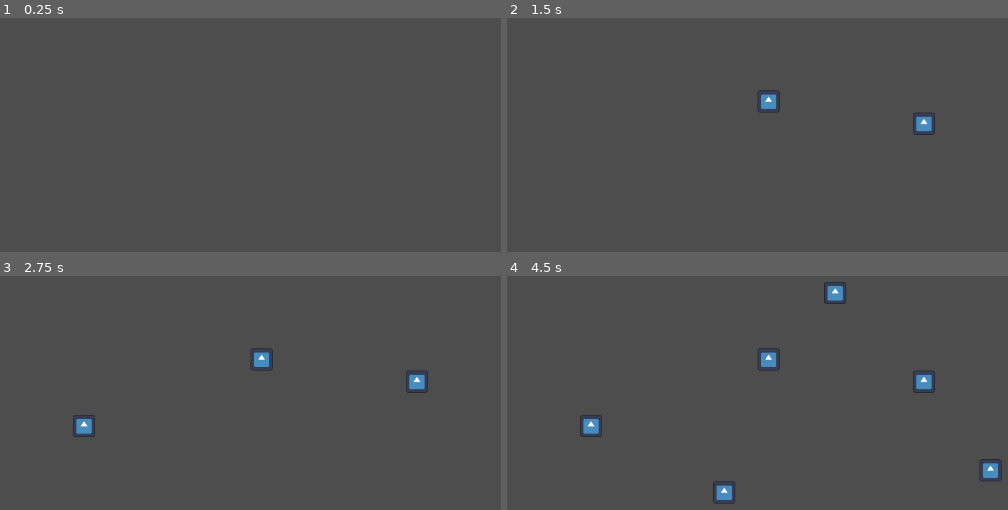
Above: before the commit, frames 1-4 (two rows, left to right).
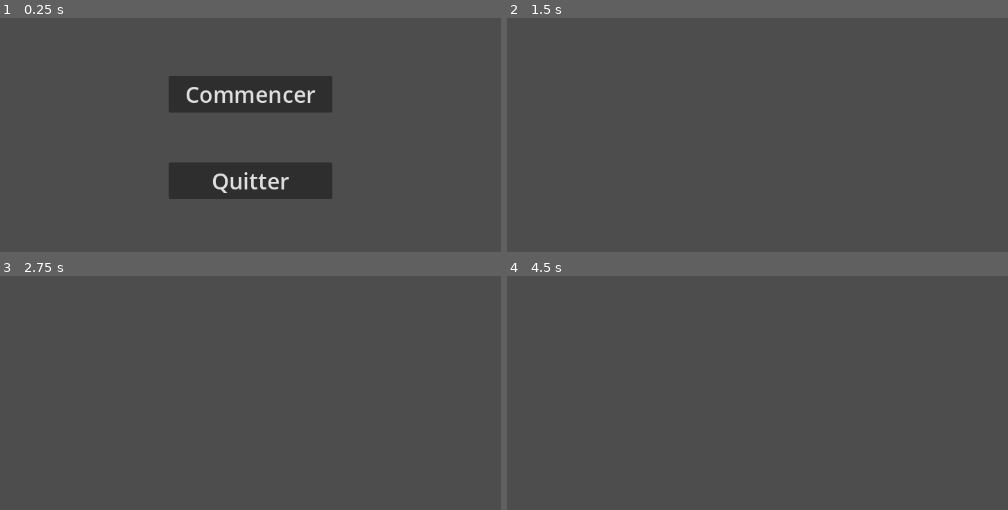
Above: after the commit, the same moments.

Repository: Cax36940/WonderJamDogot
Game: Godot game, scene res://main.tscn
The game is run twice, just before and just after one commit, with the same random seed, the same clock (stepped at 60 frames per second) and the same inputs. The engine's default icon, where the game draws it, is replaced by a stand-in: a white triangle on a blue panel in a dark square.
Inputs (mouse positions are in pixels of both pictures, inside the frame that each line leads up to):
- Up to frame 1 (0.25 s): no input
- Up to frame 2 (1.5 s): click (757, 95) at 0.5 s, where only the run after the commit has a clickable "Commencer"; tap Enter at 1.25 s; move the mouse to (932, 113) at 1.27 s; click (932, 113) at 1.42 s
- Up to frame 3 (2.75 s): tap Space at 2 s; move the mouse to (90, 418) at 2.02 s; click (90, 418) at 2.17 s
- Up to frame 4 (4.5 s): tap Enter at 2.75, 4.25 s; move the mouse to (837, 297) at 2.77 s; click (837, 297) at 2.92 s; tap Space at 3.5 s; move the mouse to (717, 484) at 3.52 s; click (717, 484) at 3.67 s; move the mouse to (997, 463) at 4.27 s; click (997, 463) at 4.42 s

The runs differ from the first frame. In frame 1, 9.7% of the frame differs, in the area x 33-67%, y 24-78%; in frame 2, 0.5%; in frame 3, 0.8%; in frame 4, 1.6%.
Error before the commit: Invalid assignment of property or key 'visible' with value of type 'bool' on a base object of type 'null instance'. (res://main.gd:11)

Commit message:
Merge main in start_menu

Diff:
--- a/main.gd
+++ b/main.gd
@@ -2,13 +2,13 @@
 
 @onready var start_menu: StartMenu = $StartMenu
 
-@onready var main_level: MainLevel = $MainLevel
+@onready var world: Node2D = $World
 
 var pause_menu = preload('res://menu/pause_menu/pause_menu.tscn')
 
 # Called when the node enters the scene tree for the first time.
 func _ready():
-	main_level.visible = false;
+	world.visible = false;
 	get_tree().paused = true;
 	pass # Replace with function body.
 
@@ -19,7 +19,7 @@
 
 
 func _on_start_menu_tree_exited() -> void:
-	main_level.visible = true;
+	world.visible = true;
 	pass # Replace with function body.
 
 func _unhandled_input(event: InputEvent) -> void:
@@ -33,8 +33,8 @@
 	var pause_menu_instance = pause_menu.instantiate();
 	pause_menu_instance.tree_exited.connect(_on_pause_menu_tree_exited);
 	add_child(pause_menu_instance);
-	main_level.visible = false;
+	world.visible = false;
 
 
 func _on_pause_menu_tree_exited() -> void:
-	main_level.visible = true;
+	world.visible = true;
--- a/main.tscn
+++ b/main.tscn
@@ -1,7 +1,12 @@
-[gd_scene load_steps=3 format=3 uid="uid://noykokikl6e7"]
+[gd_scene load_steps=4 format=3 uid="uid://noykokikl6e7"]
+
 [ext_resource type="Script" path="res://main.gd" id="1_6sjr8"]
-[ext_resource type="PackedScene" uid="uid://bi422o21y7s82" path="res://world.tscn" id="2_xjjyy"]
+[ext_resource type="PackedScene" uid="uid://cndu6dkuoo2y6" path="res://menu/start_menu/start_menu.tscn" id="2_ffsj1"]
+[ext_resource type="PackedScene" uid="uid://ds3kqgjqmld6l" path="res://world.tscn" id="2_xjjyy"]
+
 [node name="Main" type="Node2D"]
 script = ExtResource("1_6sjr8")
 
 [node name="World" parent="." instance=ExtResource("2_xjjyy")]
+
+[node name="StartMenu" parent="." instance=ExtResource("2_ffsj1")]
Not shown: 1 places in world.tscn that only renumber resources
